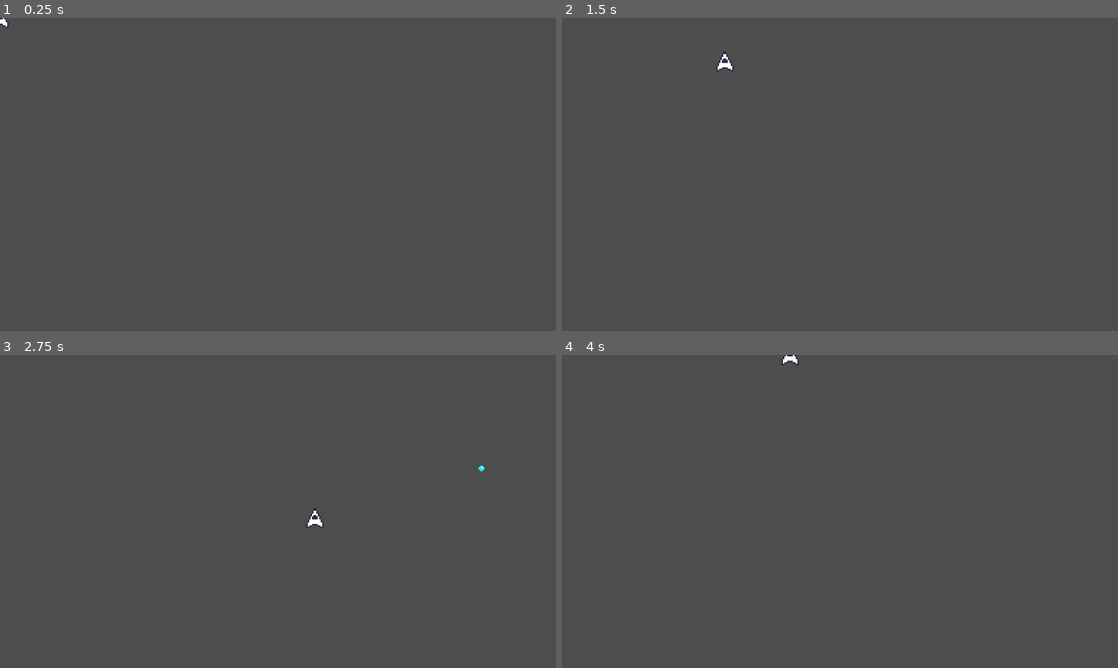
Above: before the commit, frames 1-4 (two rows, left to right).
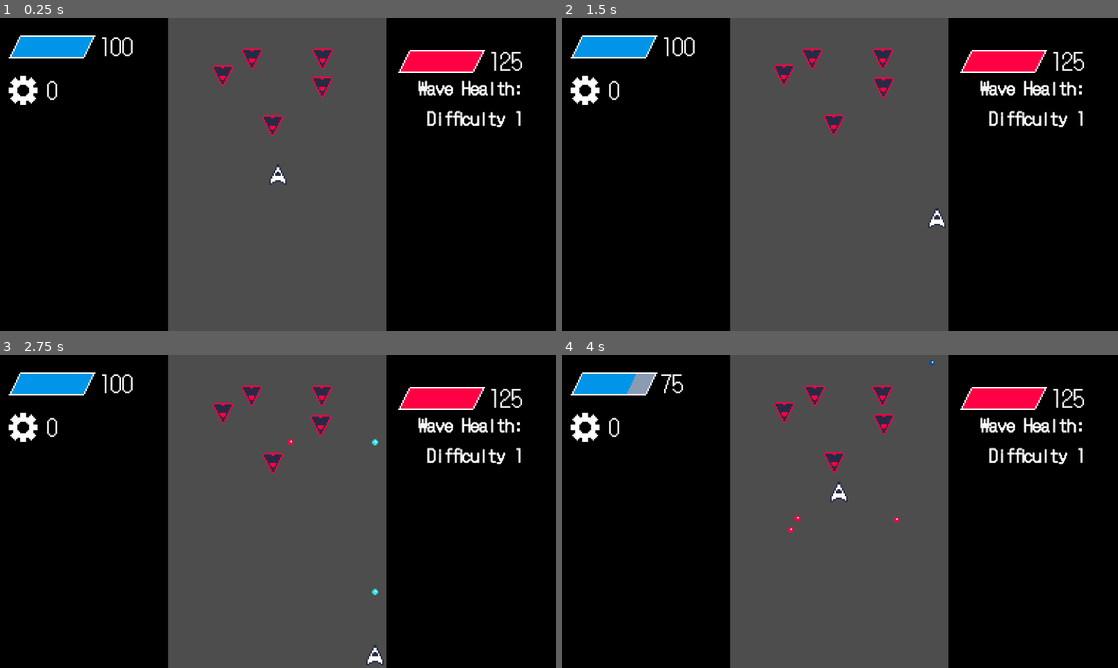
Above: after the commit, the same moments.

Repository: doodl0/starline
Game: Godot game, scene res://scenes/game.tscn
The game is run twice, just before and just after one commit, with the same random seed, the same clock (stepped at 60 frames per second) and the same inputs. Before the commit the project starts from res://scenes/player.tscn.
Inputs:
- Up to frame 1 (0.25 s): no input
- Up to frame 2 (1.5 s): tap Enter at 0.5 s; hold D (right) 0.53-1.28 s; hold Space (shoot) 0.53-1.28 s; tap 1 (shop1) at 0.77 s; hold S (down) from 1.28 s (still down); tap Space (shoot) at 1.35 s
- Up to frame 3 (2.75 s): tap 1 (shop1) at 1.52 s; release S (down) at 2.03 s; hold D (right) from 2.03 s (still down); hold Space (shoot) from 2.03 s (still down)
- Up to frame 4 (4 s): release D (right) at 2.78 s; release Space (shoot) at 2.78 s; hold W (up) 2.78-3.53 s; tap Space (shoot) at 2.85 s; tap 1 (shop1) at 3.02, 3.77 s; hold A (left) from 3.53 s (still down); hold Space (shoot) from 3.53 s (still down)

The runs differ from the first frame. In frame 1, 61% of the frame differs, in the area x 0-100%, y 0-100%; in frame 2, 61%; in frame 3, 62%; in frame 4, 62%.

Commit message:
Add main scene

Diff:
--- a/project.godot
+++ b/project.godot
@@ -11,7 +11,7 @@
 [application]
 
 config/name="New Game Project"
-run/main_scene="res://scenes/player.tscn"
+run/main_scene="uid://yicge48108e0"
 config/features=PackedStringArray("4.7", "Forward Plus")
 config/icon="res://icon.svg"
 
--- a/scripts/enemy_group.gd
+++ b/scripts/enemy_group.gd
@@ -16,7 +16,7 @@
 # Called when the node enters the scene tree for the first time.
 func _ready() -> void:
 	if (healthBar.label2 != null):
-		healthBar.label2.text = "Wave Health:\n Difficulty" + str(difficulty);
+		healthBar.label2.text = "Wave Health:\n Difficulty " + str(difficulty);
 	speed *= difficulty;
 	healthBar.maxHealth = maxTotalHealth * difficulty;
 	position = startPos;
